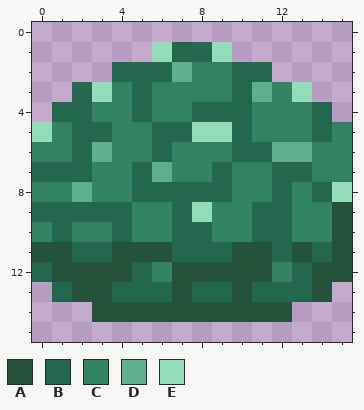
Two states of a pixel-art sprite, Assets/Sprites/LevelObjects/Bush.png. Above: the version before the commit.
The file is 16x16 pixels.
Palette (. is transparent): A #24523b  B #23674e  C #328464  D #5daf8d  E #92dcba
Now the later version:
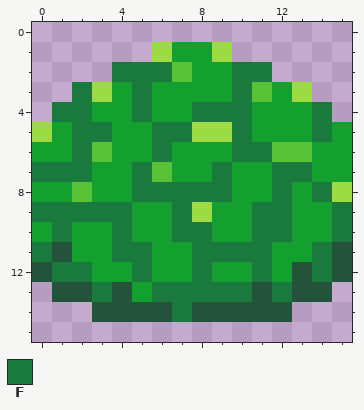
Colours new in this view: F #1a7a3e
Author's note on the commit: Higher contrast bush asset
The exact change:
@@ palette @@
-C #328464
+C #14a02e
-D #5daf8d
+D #59c135
-E #92dcba
+E #9cdb43
@@ x 0..15 @@
  0 ................
- 1 ......EBBE......
- 2 ....BBBDCCBB....
- 3 ..BECBCCCCBDCE..
- 4 .BBCCBCCBBBCCCB.
- 5 ECBBCCBBEEBCCCBC
- 6 CCBDCCBCCCBBDDCC
- 7 BBBCCBDCCBCCBBCC
- 8 CCDCCBBBBBCCBCBE
- 9 BBBBBCCBECCBBCCA
-10 CBCCBCCBBCCBBCCA
-11 AABBAAABBBAABABA
-12 BAAAABCAAAAACBAA
-13 .BAABBBABBABBBA.
-14 ...AAAAAAAAAA...
+ 1 ......ECCE......
+ 2 ....FFFDCCFF....
+ 3 ..FECFCCCCFDCE..
+ 4 .FFCCFCCFFFCCCF.
+ 5 ECFFCCFFEEFCCCFC
+ 6 CCFDCCFCCCFFDDCC
+ 7 FFFCCFDCCFCCFFCC
+ 8 CCDCCFFFFFCCFCFE
+ 9 FFFFFCCFECCFFCCF
+10 CFCCFCCFFCCFFCCF
+11 FACCFFCCFFFFCCFA
+12 AFFCCFCCFCCFCAFA
+13 .AAFACFFFFFAFAA.
+14 ...AAAAFAAAAA...
 15 ................
